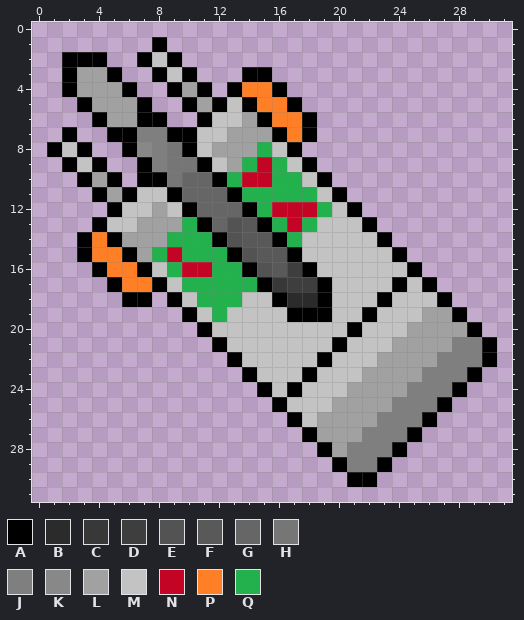
Pixel-art sprite, stored at images/robot-img/manny-cursor-4.png. Above, as it was before the edit.
The file is 32x32 pixels. Colours within 5 levels of each other are drawn and written as one.
Palette (. is transparent): A #000000  B #2b2b2b  C #383838  D #3e3e3e  E #535353  F #595959  G #666666  H #767676  J #7f7f7f  K #888888  L #a1a1a1  M #c3c3c3  N #c40424  P #ff7f27  Q #22b14c
Pixels before, first column x 1:
 1 .......A......................
 2 .AAA..AMA.....................
 3 .ALLA..AMA...AA...............
 4 .ALLLA..ALA.APPA..............
 5 ..ALLLA..ALAMAPPA.............
 6 ...ALLAA..AMMLAPPA............
 7 .A..AAJJAAMMLLLAPA............
 8 AMA..AKJHAMLLLQMA.............
 9 .AMA..AJHHAMLQNQMA............
10 ..ALA.AAHGGAQNNQQMA...........
11 ...ALAMMAGGGAQQQQQMA..........
12 ....AMMLMAGGGAQNNNQMA.........
13 ...AMMLLLQAGEFAQNQMMMA........
14 ..APALLLQQQAEFFAQMMMMMA.......
15 ..APPALQNQQQAEFFAMMMMMMA......
16 ...APPAMQNNQQAEFDAMMMMMMA.....
17 ....APPAMQQQQQACDDAMMMMAMA....
18 .....AA.AMQQQMMABBAMMMAMMMA...
19 .........AMQMMMMAAAMMAMMMLLA..
20 ..........AMMMMMMMMMAMMMLLLLA.
21 ...........AMMMMMMMAMMMLLLLJJA
22 ............AMMMMMAMMMLLLLJJJA
23 .............AMMMAMMMLLLLJJJA.
24 ..............AMAMMMLLLLJJJA..
25 ...............AMMMLLLLJJJA...
26 ................AMLLLLJJJA....
27 .................ALLLJJJA.....
28 ..................ALJJJA......
29 ...................AJJA.......
30 ....................AA........
Now the later version:
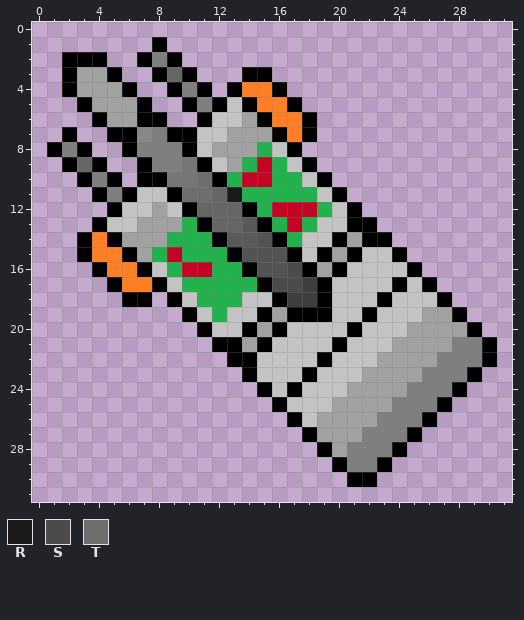
Colours new in this view: R #1a1a1a  S #4b4b4b  T #6e6e6e
The commit says: changed Manny cursor and updated var names
Edits made:
The author changed colour M to colour A in row 13 at x 21; in row 14 at x 20 and 22; in row 15 at x 19 and 21; in row 16 at x 20; in row 19 at x 15; in row 20 at x 14 and 16.
The author changed colour M to colour A in row 21 at x 13 and 15; in row 22 at x 14.
The author changed colour B to colour D in row 18 at x 17 to 18.
The author changed colour F to colour E in row 14 at x 15; in row 15 at x 15 to 16; in row 16 at x 16.
The author changed colour E to colour F in row 14 at x 13.
The author changed colour E to colour G in row 13 at x 13.
The author changed colour M to colour G in row 3 at x 9; in row 9 at x 3.
The author changed colour G to colour H in row 10 at x 10.
The author changed colour H to colour J in rows 8 to 9 at x 9.
The author changed colour K to colour J in row 8 at x 7.
The author changed colour L to colour J in row 4 at x 10; in row 5 at x 11; in row 10 at x 4; in row 11 at x 5.
The author changed colour M to colour J in row 2 at x 8; in row 8 at x 2.
The author changed colour J to colour K in row 7 at x 7.
The author changed colour M to colour L in row 14 at x 21; in row 15 at x 20; in row 16 at x 19; in row 19 at x 16; in row 20 at x 15; in row 21 at x 14.
The author changed colour A to colour R in row 11 at x 13.
The author changed colour C to colour S in row 17 at x 16.
The author changed colour D to colour S in rows 16 to 17 at x 17.
The author changed colour G to colour T in row 10 at x 11; in row 11 at x 10 to 11.
